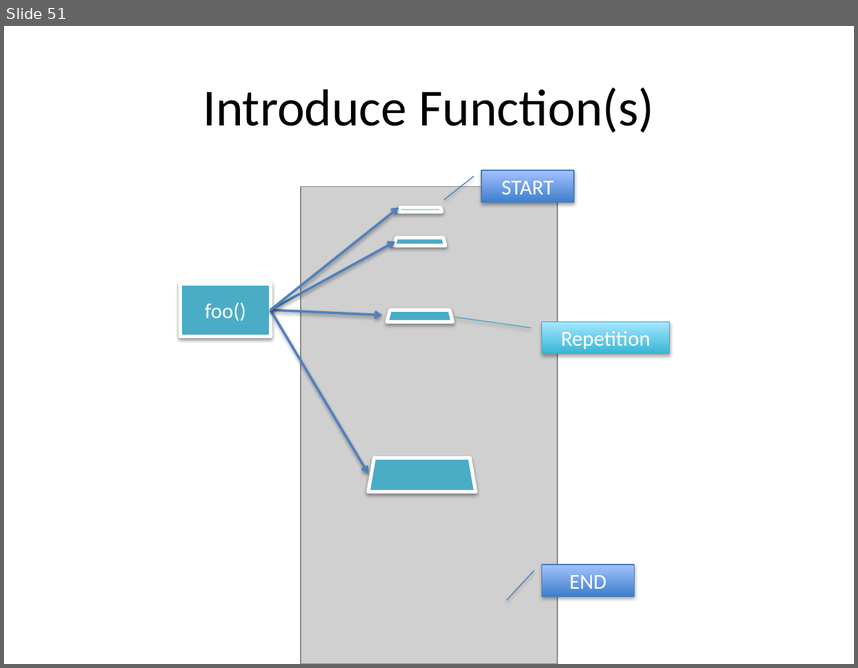
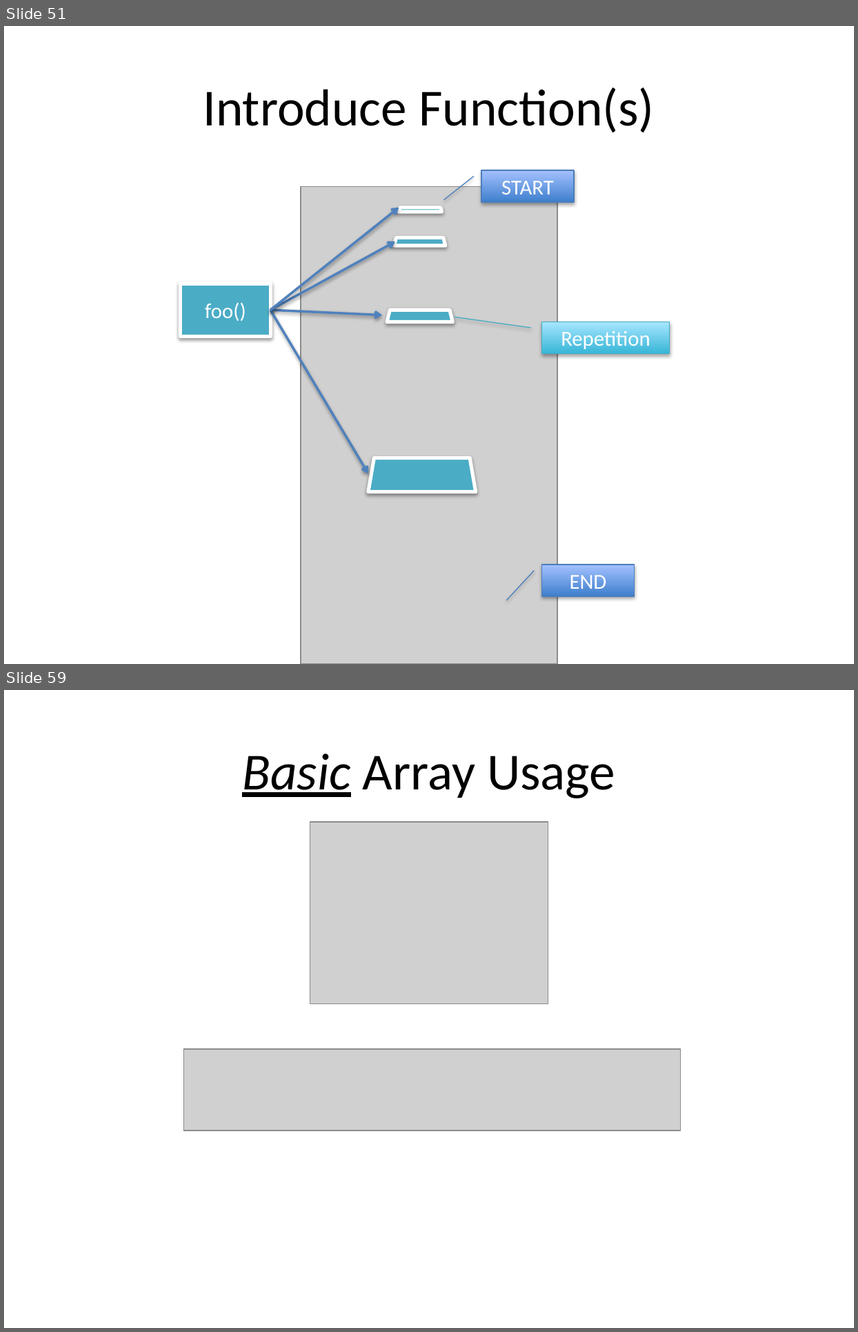
Before and after one commit to xiliax/web-programming-fundamentals, a slide deck: docs/learn-computer-programming.pptx. Shown one above the other, each under a label of ours: slide 51 before the commit, slides 51 and 59 after it; the slides between them are not shown. The pictures are 858x668 and 858x1332 pixels, drawn with LibreOffice and Linux fonts; fonts in the diff are those of the drawing; grey boxes stand for pictures. Boxes give left, top, right and bottom in pixels: in the first picture for what was removed or moved away, otherwise in the second. Text is boxed around its words. In the diff, an @@ line names an element or a change of style, - is before the commit and + after.

Commit message:
Slides and documentation update for c05s10 - Containers: Arrays

```diff
--- a/docs/learn-computer-programming.pptx
+++ b/docs/learn-computer-programming.pptx
@@ slide 59 added at (4, 690, 854, 1328), background #FFFFFF @@
@@ title added at (242, 753, 615, 798), 44 pt, text #000000 @@
+Basic Array Usage
@@ picture added at (310, 822, 549, 1004) @@
@@ picture added at (183, 1049, 681, 1130) @@
```
Also in this commit, not shown: 2 slides changed, 8 other slides added, 1 slide removed, 9 other files.
